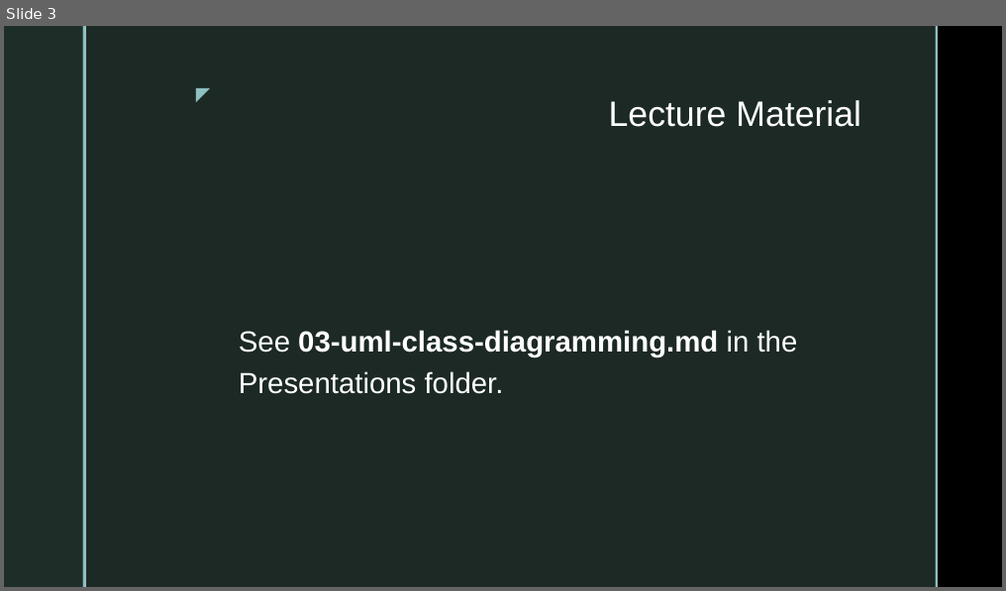
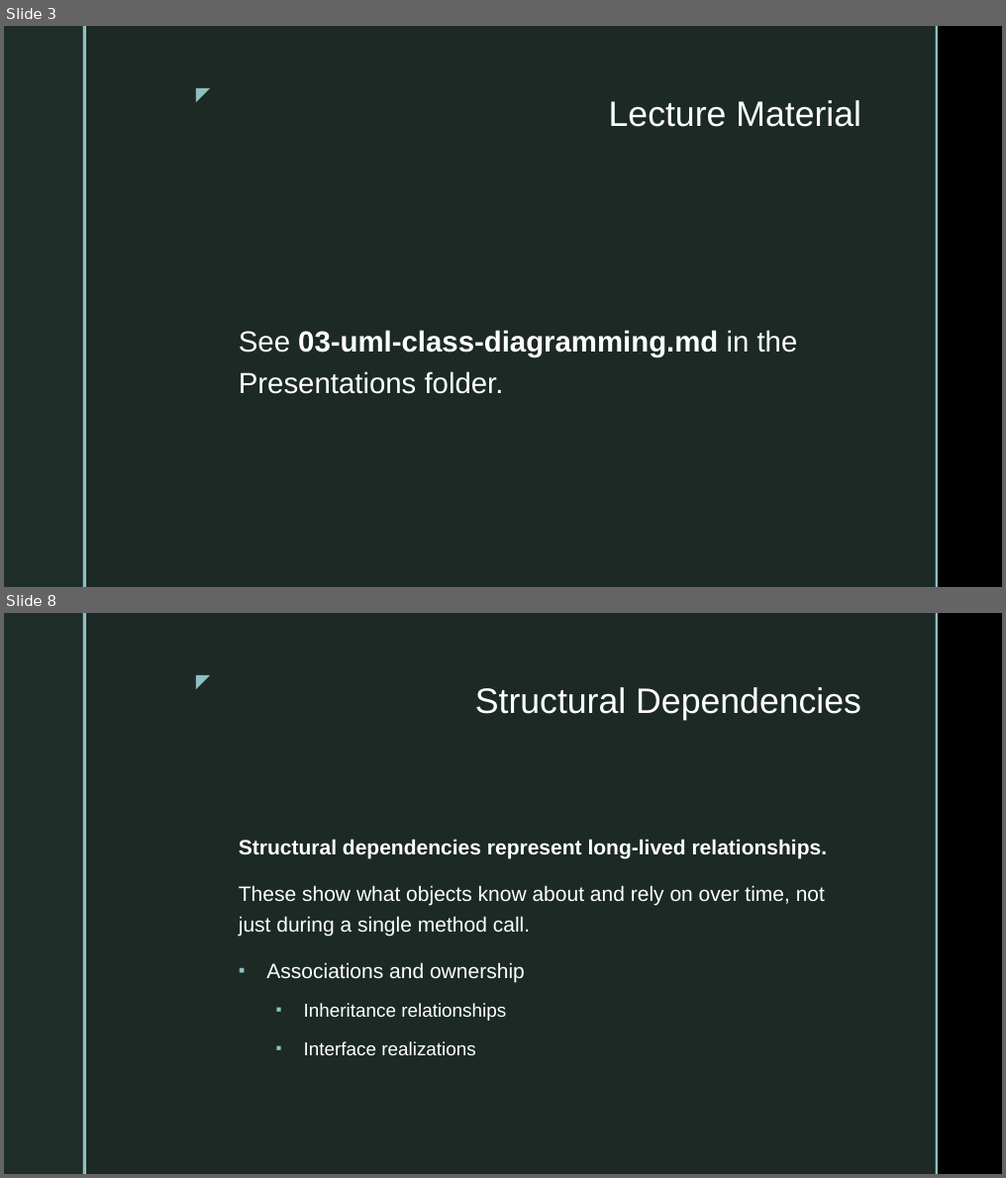
Before and after one commit to jeff-adkisson/swe-4743-spring-2026-oo-design, a slide deck: presentations/03-uml-class-diagramming.pptx. Shown one above the other, each under a label of ours: slide 3 before the commit, slides 3 and 8 after it; the slides between them are not shown. The pictures are 1006x591 and 1006x1178 pixels, drawn with LibreOffice and Linux fonts; fonts in the diff are those of the drawing; background and template pictures are left out. Boxes give left, top, right and bottom in pixels: in the first picture for what was removed or moved away, otherwise in the second. Text is boxed around its words. In the diff, an @@ line names an element or a change of style, - is before the commit and + after.

```diff
--- a/presentations/03-uml-class-diagramming.pptx
+++ b/presentations/03-uml-class-diagramming.pptx
@@ slide 8 added at [4, 613, 1002, 1174], background picture (left out); not listed: 5 template elements that a slide beside it also shows @@
@@ title added at [475, 687, 861, 720], 34 pt, text #FFFFFF @@
+Structural Dependencies
@@ text added at [239, 839, 828, 1056], 20 pt, text #FFFFFF @@
+Structural dependencies represent long-lived relationships.
+These show what objects know about and rely on over time, not just during a single method call.
+▪ Associations and ownership
+  ▪ Inheritance relationships
+  ▪ Interface realizations
```
Also in this commit, not shown: 25 other slides added, 2 other files.
